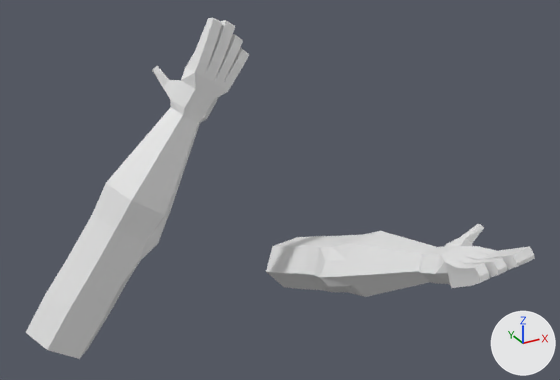
The Blender file ARMS.blend, before and after one commit.
The view is the same before and after, from a camera (50 mm lens) standing at (-3.75, -9.7, 7.34) and looking at (0.59, -1.81, 3.39). Arrows for +X, +Y and +Z are at lower right; the lights stay in place.

Before the edit, the objects in view are built like this:
```python
me_cube_002 = bpy.data.meshes.new('Cube.002')
me_cube_002.from_pydata(...)  # 188 vertices, 184 faces; spans x -1.0..2.24, y -1.29..1.28, z -0.81..0.81
me_cube_003 = bpy.data.meshes.new('Cube.003')
me_cube_003.from_pydata(...)  # 188 vertices, 184 faces; spans x -1.0..2.24, y -1.29..1.28, z -0.81..0.81
ob_cube_001 = bpy.data.objects.new('Cube.001', me_cube_003)
ob_cube_001.location = (-1.121, 0.09, 2.147)
ob_cube_001.rotation_euler = (-1.569, 2.182, 0.00196)  # degrees (-90, 125, 0.1)
ob_cube_001.scale = (-1.6, -0.5, -0.5)
ob_cube_002 = bpy.data.objects.new('Cube.002', me_cube_002)
ob_cube_002.location = (2.097, -1.028, 1.562)
ob_cube_002.rotation_euler = (0.0674, -2.711, 1.622)  # degrees (3.9, -155, 93)
ob_cube_002.scale = (1.6, 0.5, 0.5)
```
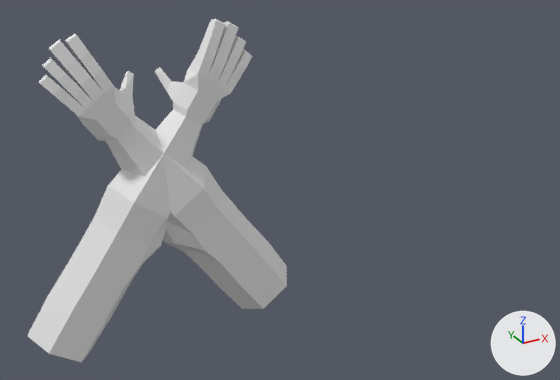
Location of each change, [x1, y1, x2, y2] in pixels of the pictures (560 x 380 px):
'Cube.002', moved, turned: before [266, 224, 535, 297]; after [39, 34, 287, 309]
'Cube.001', moved: before [26, 17, 249, 359]; after [27, 19, 252, 362]

The change, as a diff of the scene's bpy script:
```diff
--- a/ARMS.blend.py
+++ b/ARMS.blend.py
@@ ob_cube_002 @@
 ob_cube_002 = bpy.data.objects.new('Cube.002', me_cube_002)
-ob_cube_002.location = (2.097, -1.028, 1.562)
-ob_cube_002.rotation_euler = (0.0674, -2.711, 1.622)  # degrees (3.9, -155, 93)
+ob_cube_002.location = (0.373, -0.006, 2.147)
+ob_cube_002.rotation_euler = (1.572, -2.182, -0.00196)  # degrees (90, -125, -0.1)
 ob_cube_002.scale = (1.6, 0.5, 0.5)
@@ ob_cube_001 @@
 ob_cube_001 = bpy.data.objects.new('Cube.001', me_cube_003)
-ob_cube_001.location = (-1.121, 0.09, 2.147)
+ob_cube_001.location = (-1.121, -0.006, 2.147)
 ob_cube_001.rotation_euler = (-1.569, 2.182, 0.00196)  # degrees (-90, 125, 0.1)
```
